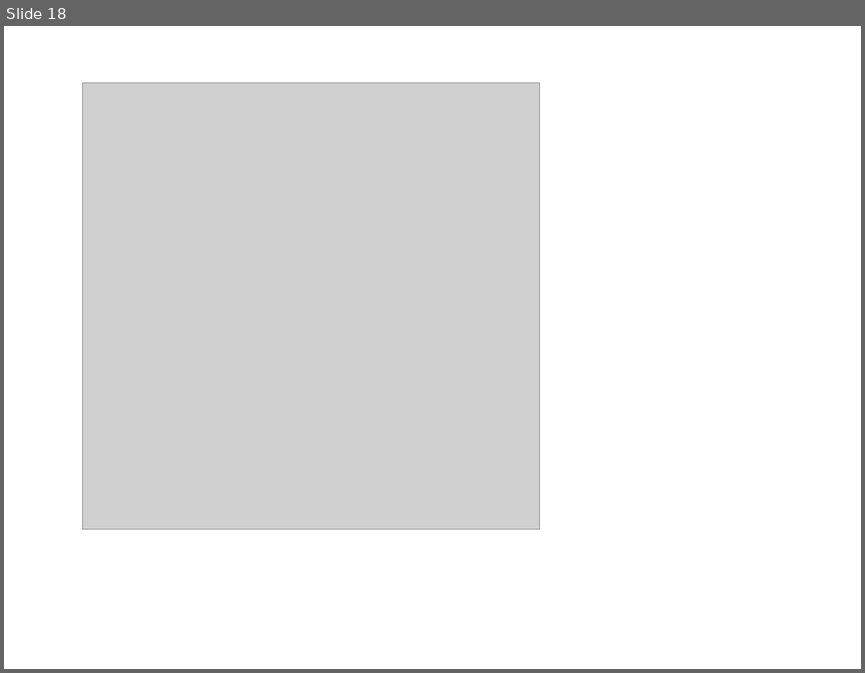
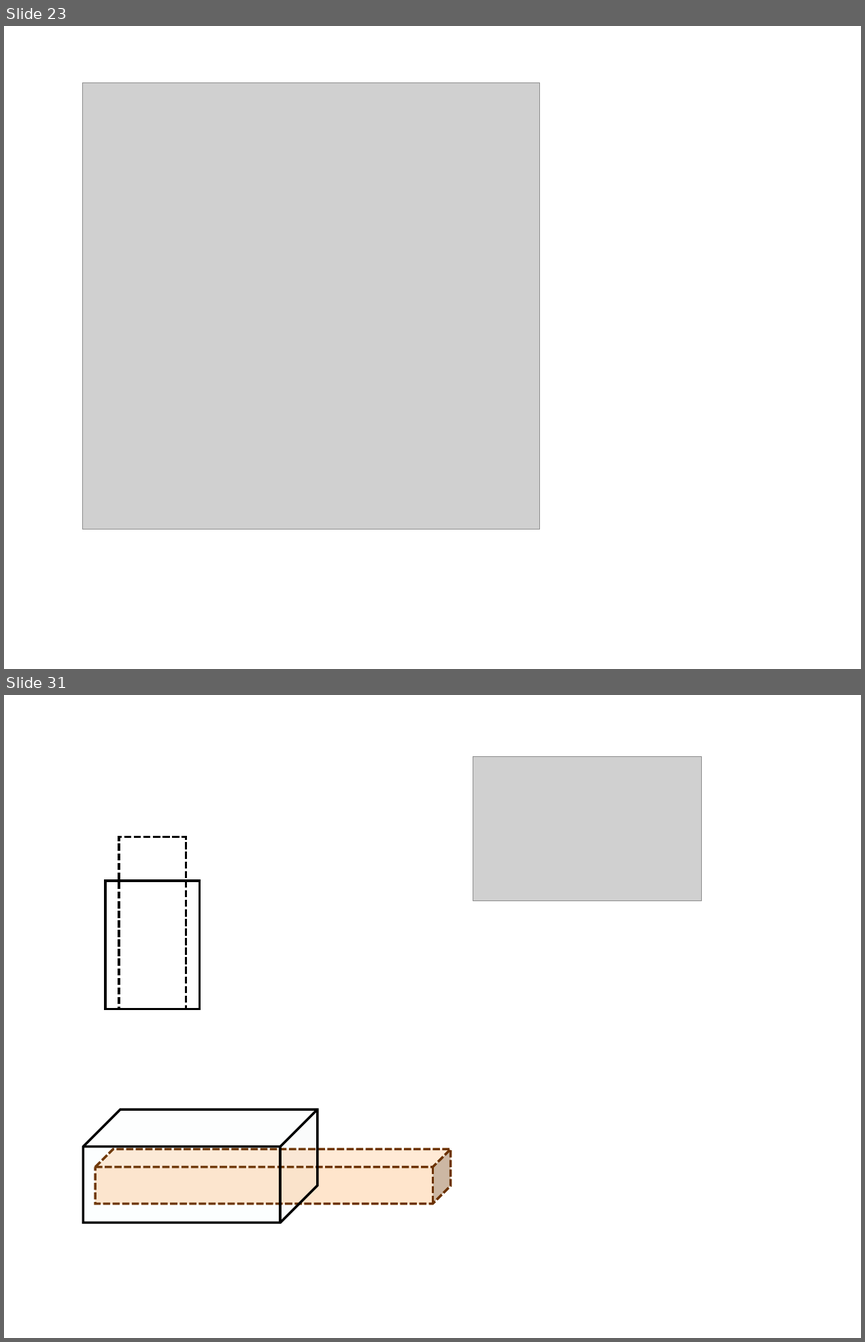
Before and after one commit to l432/NMK, a slide deck: Lecture/Mechanics/sclad.ppt. Shown one above the other, each under a label of ours: slide 18 before the commit, slides 23 and 31 after it; the slides between them are not shown. The pictures are 865x673 and 865x1342 pixels, drawn with LibreOffice and Linux fonts; fonts in the diff are those of the drawing; grey boxes stand for pictures. Boxes give left, top, right and bottom in pixels: in the first picture for what was removed or moved away, otherwise in the second. Text is boxed around its words. In the diff, an @@ line names an element or a change of style, - is before the commit and + after.

```diff
--- a/Lecture/Mechanics/sclad.ppt
+++ b/Lecture/Mechanics/sclad.ppt
@@ slide 31 added at <box>4,695,861,1338</box>, background #FFFFFF @@
@@ picture added at <box>473,757,702,900</box> @@
@@ rectangle added at <box>119,837,186,1009</box>, outline #000000 2.01 pt dashed @@
@@ rectangle added at <box>105,881,199,1008</box>, fill #FFFFFF, outline #000000 2.01 pt @@
@@ cube added at <box>83,1109,317,1222</box>, fill #D6EFF5 at 5% opacity, outline #000000 2.01 pt @@
@@ cube added at <box>95,1149,450,1204</box>, fill #FFE5CC, outline #6C3200 2.01 pt dashed @@
@@ what was slide 18 is now slide 23 @@
```
Also in this commit, not shown: 3 slides changed, 19 other slides added, 2 other files.
